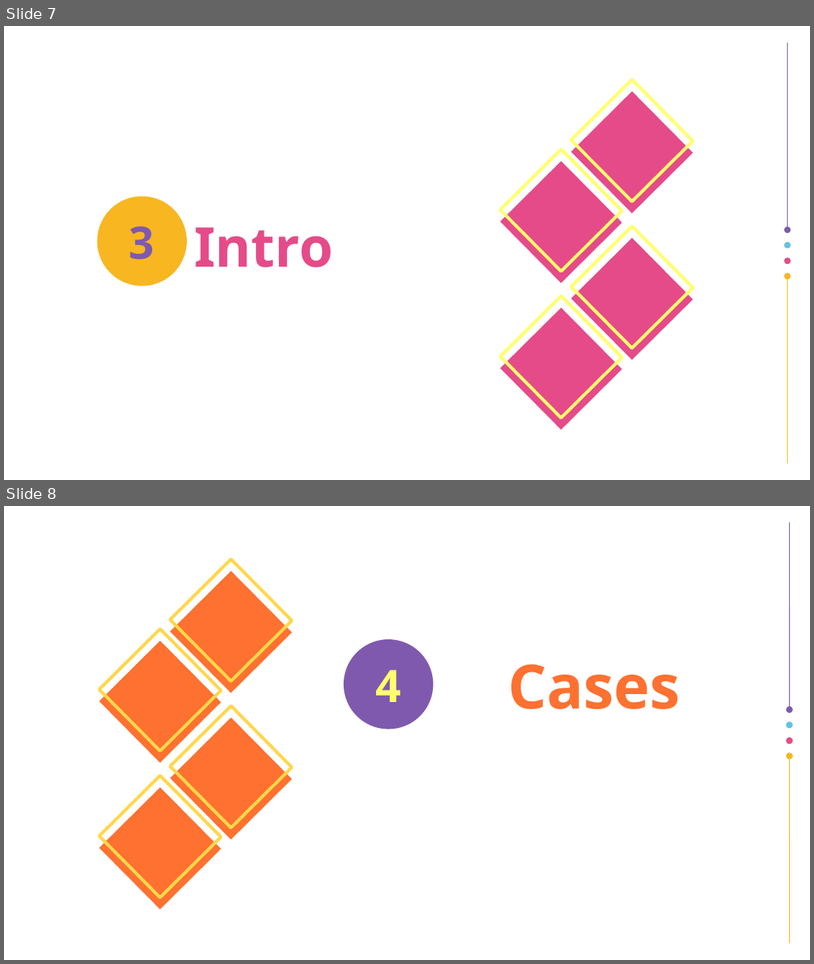
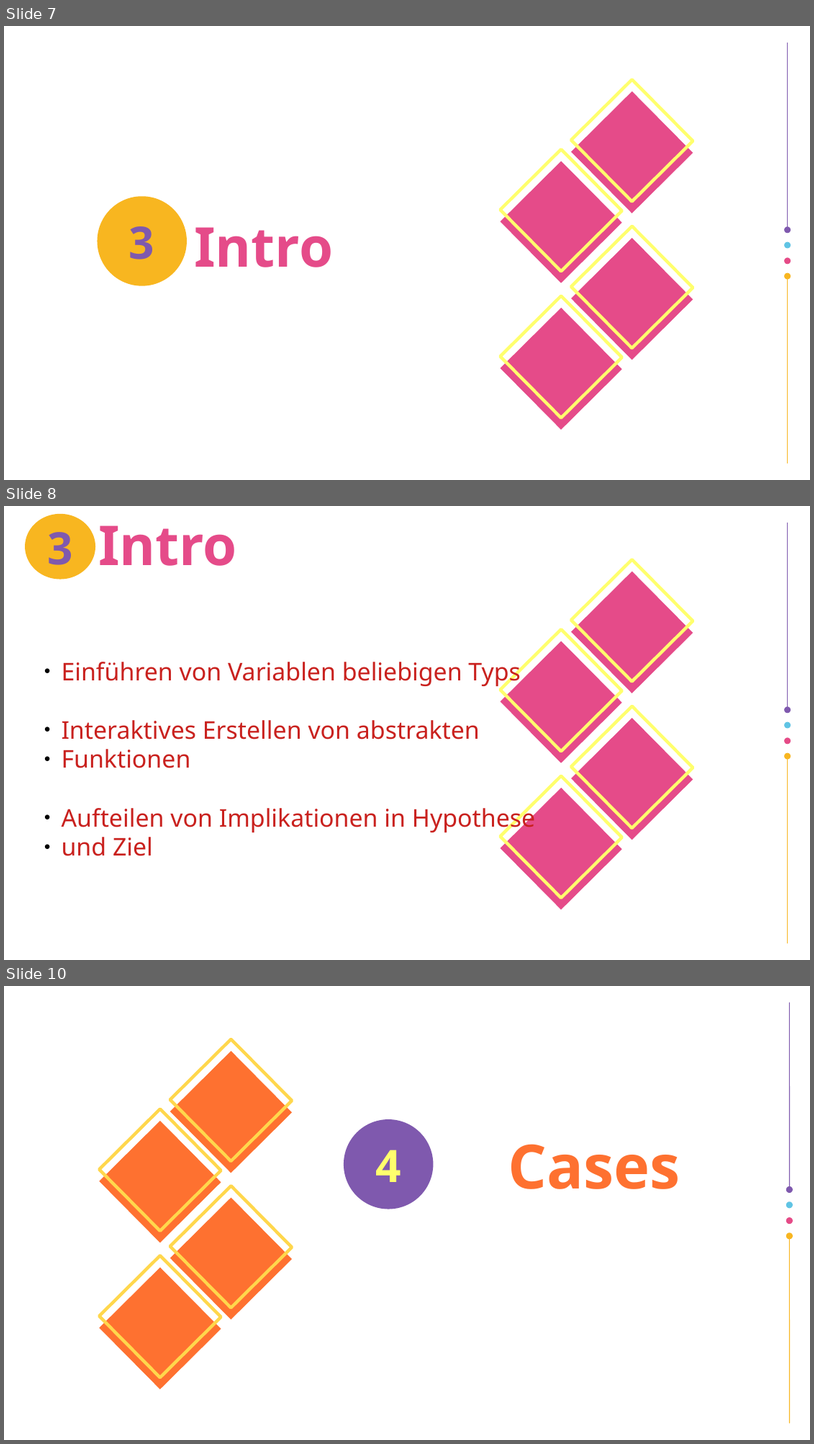
Before and after one commit to airberlin1/ProseminarBeweisassistenten, a slide deck: presentation.odp. Shown one above the other, each under a label of ours: slides 7 and 8 before the commit, slides 7, 8 and 10 after it; the slides between them are not shown. The pictures are 814x964 and 814x1444 pixels, drawn with LibreOffice and Linux fonts; fonts in the diff are those of the drawing; background and template pictures are left out. Boxes give left, top, right and bottom in pixels: in the first picture for what was removed or moved away, otherwise in the second. Text is boxed around its words. In the diff, an @@ line names an element or a change of style, - is before the commit and + after.

```diff
--- a/presentation.odp
+++ b/presentation.odp
@@ slide 8 added at bbox=[4, 506, 810, 960], background #FFFFFF; not listed: 14 template elements that a slide beside it also shows @@
@@ freeform shape added at bbox=[25, 514, 95, 579], fill #F8B620, 44 pt, text #7F59AE, bold @@
+3
@@ title added at bbox=[98, 525, 237, 566], 54 pt, text #E54B89, bold @@
+Intro
@@ text added at bbox=[62, 662, 535, 856], 24 pt, text #C9211E @@
+● Einführen von Variablen beliebigen Typs
+● Interaktives Erstellen von abstrakten
+● Funktionen
+● Aufteilen von Implikationen in Hypothese
+● und Ziel
@@ what was slide 8 is now slide 10 @@
```
Also in this commit, not shown: 1 slide changed, 8 other slides added, 2 other files.
